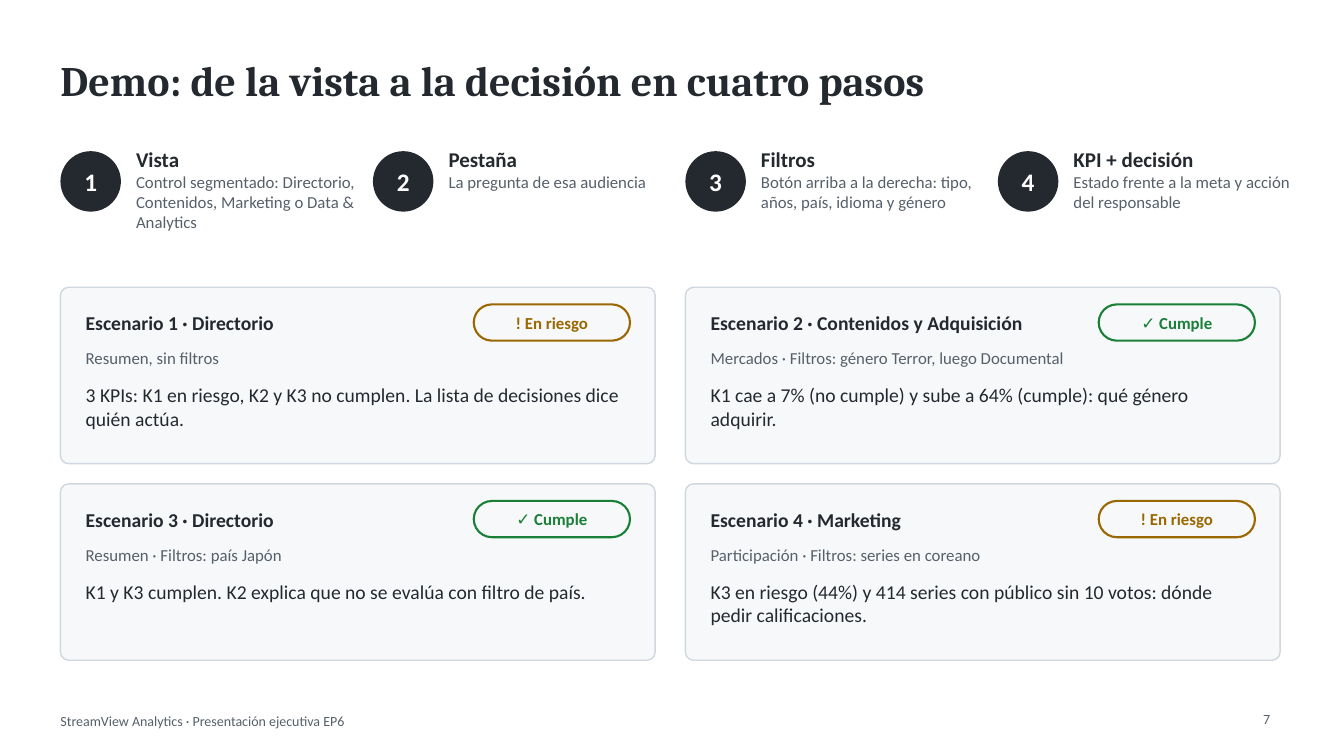
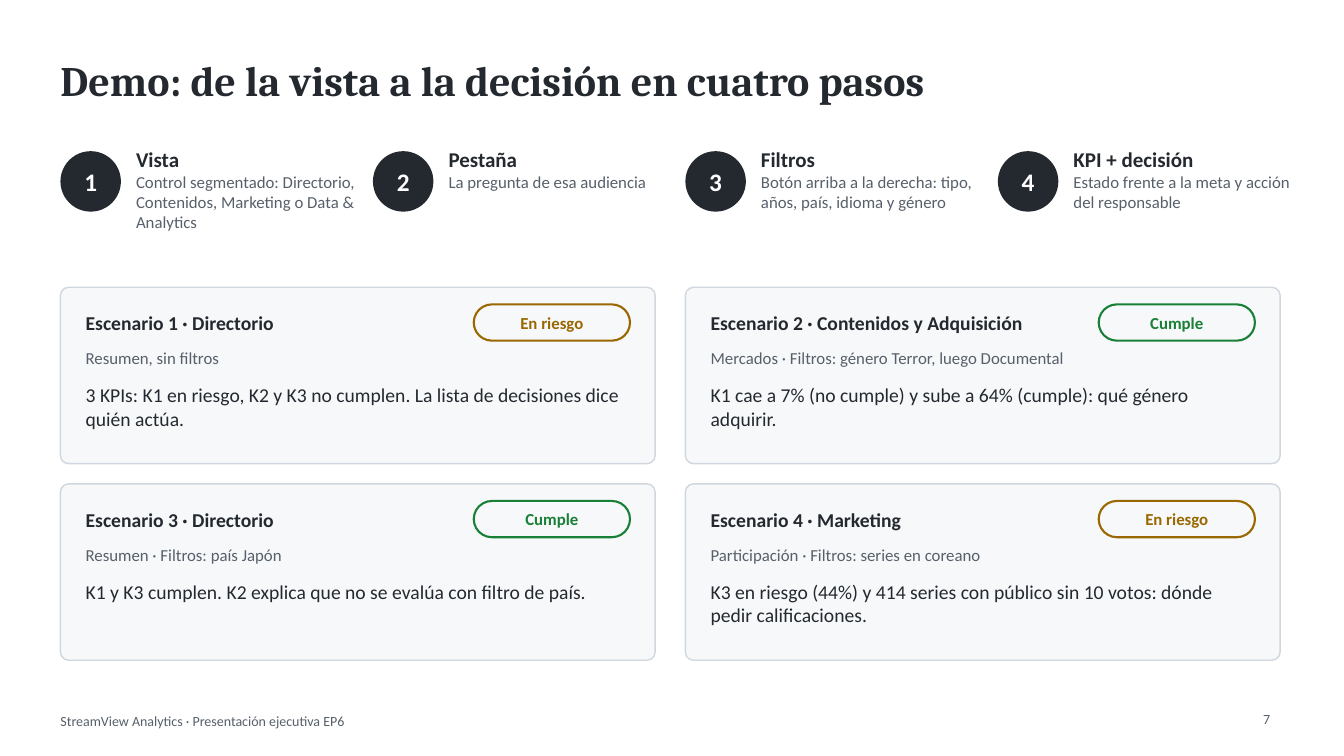
Before and after one commit to francarrascoo/StreamView_Analytics, a slide deck: slide 7 of entregables/Presentacion_EP6_StreamView_Analytics.pptx. Drawn at 1344x756 pixels with LibreOffice and Linux fonts; fonts in the diff are those of the drawing. Boxes give left, top, right and bottom in pixels: in the first picture for what was removed or moved away, otherwise in the second. Text is boxed around its words. In the diff, an @@ line names an element or a change of style, - is before the commit and + after.

```diff
--- a/entregables/Presentacion_EP6_StreamView_Analytics.pptx
+++ b/entregables/Presentacion_EP6_StreamView_Analytics.pptx
@@ text in rounded rectangle at box(520, 317, 583, 332): text changed @@
-! En riesgo
+En riesgo
@@ text in rounded rectangle at box(1150, 317, 1203, 332): text changed @@
-✓ Cumple
+Cumple
@@ text in rounded rectangle at box(525, 513, 578, 528): text changed @@
-✓ Cumple
+Cumple
@@ text in rounded rectangle at box(1145, 513, 1208, 528): text changed @@
-! En riesgo
+En riesgo
```
Also in this commit, not shown: 4 other slides changed, 6 other files.
